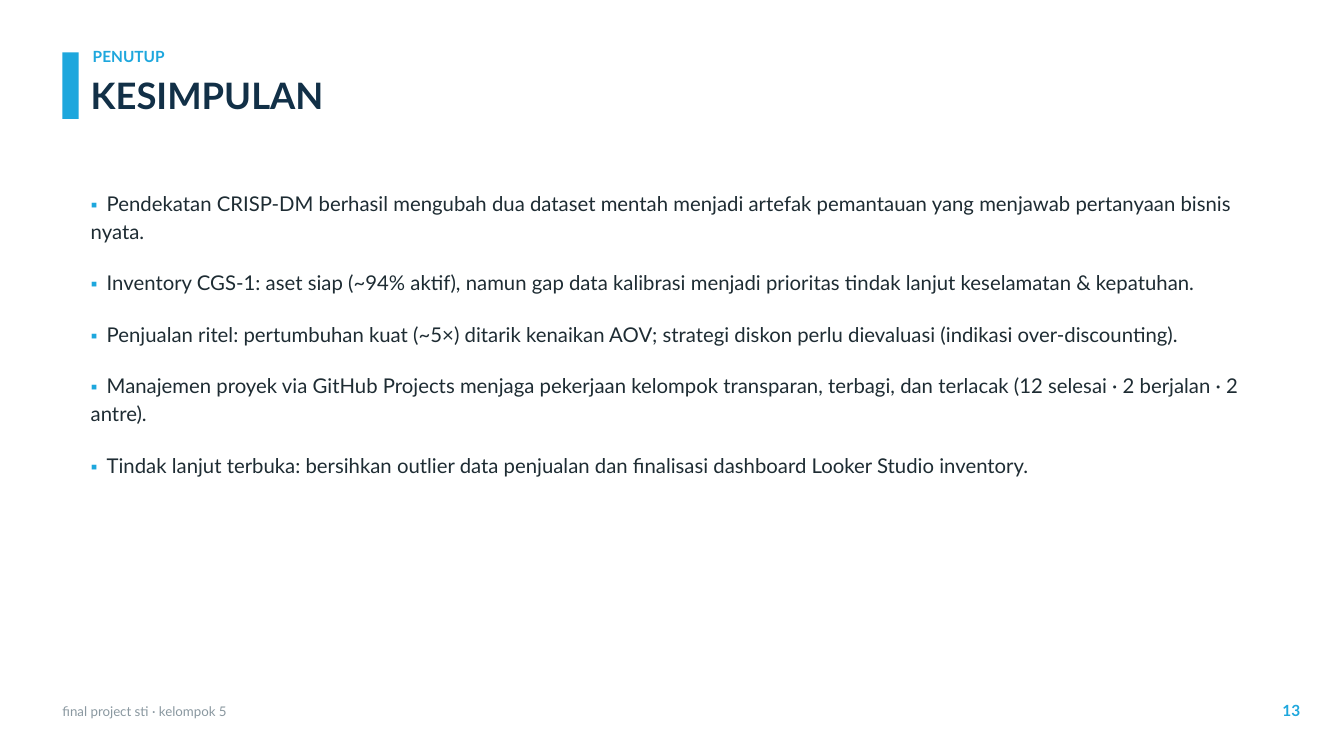
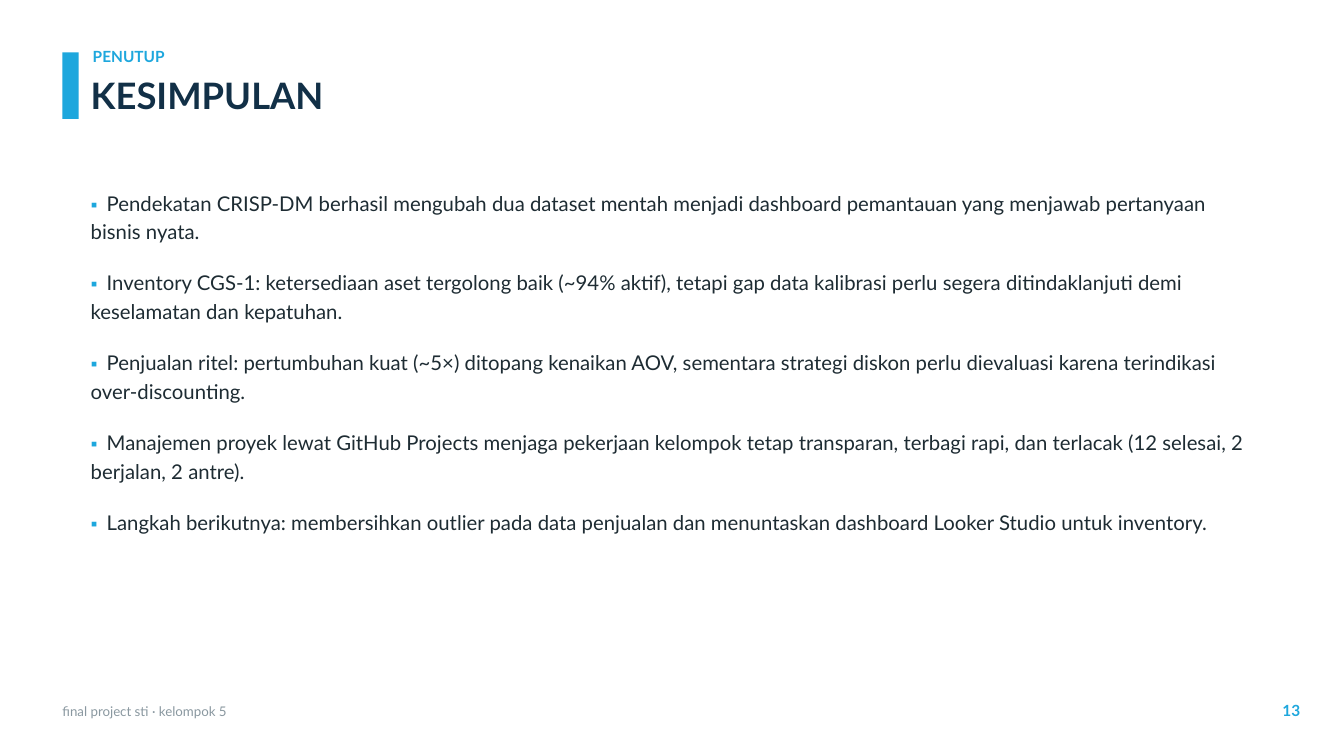
Before and after one commit to sianida26/sti-final-project-kel5, a slide deck: slide 13 of Final-Project-STI-Kel5-Presentation.pptx. Drawn at 1344x756 pixels with LibreOffice and Linux fonts; fonts in the diff are those of the drawing; background and template pictures are left out. Boxes give left, top, right and bottom in pixels: in the first picture for what was removed or moved away, otherwise in the second. Text is boxed around its words. In the diff, an @@ line names an element or a change of style, - is before the commit and + after.

```diff
--- a/Final-Project-STI-Kel5-Presentation.pptx
+++ b/Final-Project-STI-Kel5-Presentation.pptx
@@ text at [91,196,1243,534]: text changed @@
-▪ Pendekatan CRISP-DM berhasil mengubah dua dataset mentah menjadi artefak pemantauan yang menjawab pertanyaan bisnis nyata.
-▪ Inventory CGS-1: aset siap (~94% aktif), namun gap data kalibrasi menjadi prioritas tindak lanjut keselamatan & kepatuhan.
-▪ Penjualan ritel: pertumbuhan kuat (~5×) ditarik kenaikan AOV; strategi diskon perlu dievaluasi (indikasi over-discounting).
-▪ Manajemen proyek via GitHub Projects menjaga pekerjaan kelompok transparan, terbagi, dan terlacak (12 selesai · 2 berjalan · 2 antre).
-▪ Tindak lanjut terbuka: bersihkan outlier data penjualan dan finalisasi dashboard Looker Studio inventory.
+▪ Pendekatan CRISP-DM berhasil mengubah dua dataset mentah menjadi dashboard pemantauan yang menjawab pertanyaan bisnis nyata.
+▪ Inventory CGS-1: ketersediaan aset tergolong baik (~94% aktif), tetapi gap data kalibrasi perlu segera ditindaklanjuti demi keselamatan dan kepatuhan.
+▪ Penjualan ritel: pertumbuhan kuat (~5×) ditopang kenaikan AOV, sementara strategi diskon perlu dievaluasi karena terindikasi over-discounting.
+▪ Manajemen proyek lewat GitHub Projects menjaga pekerjaan kelompok tetap transparan, terbagi rapi, dan terlacak (12 selesai, 2 berjalan, 2 antre).
+▪ Langkah berikutnya: membersihkan outlier pada data penjualan dan menuntaskan dashboard Looker Studio untuk inventory.
```
Also in this commit, not shown: 12 other slides changed, 3 other files.
